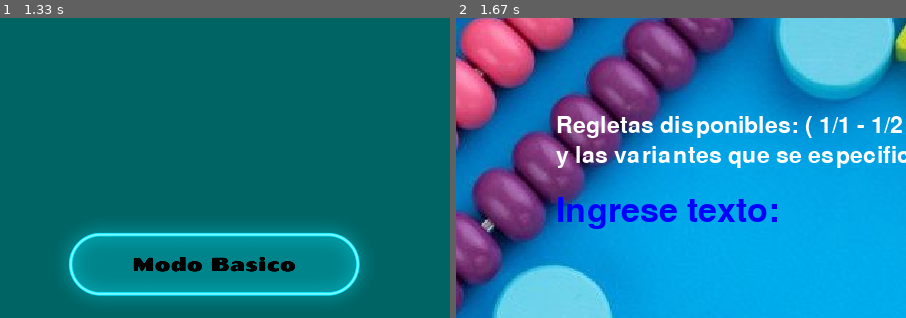
Above: before the commit, frames 1-2 (left to right).
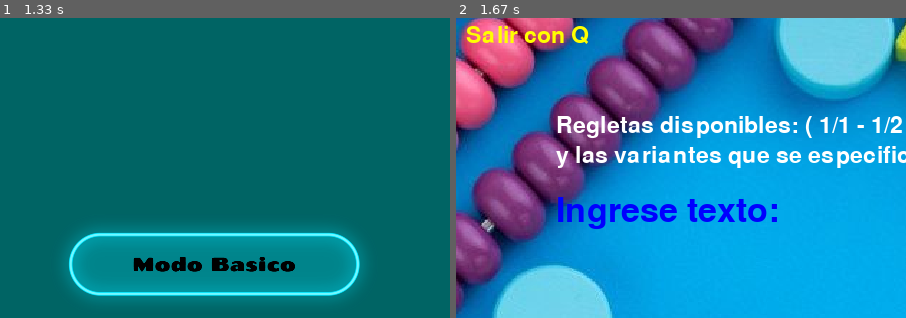
Above: after the commit, the same moments.

Repository: valec3/Game_py_Regletas_fraccionarias
Game: pygame game, started from Regletas_pygame/main.py
The game is run twice, just before and just after one commit, with the same random seed, the same clock (stepped at 60 frames per second) and the same inputs.
Inputs (mouse positions are % of the whole screen's width and height, from its top left):
- Up to frame 1 (1.33 s): type "ann" at 0.33 s; tap Enter at 0.67 s
- Up to frame 2 (1.67 s): click (82, 47) at 1.48 s
The pictures show only the part of the screen within x 0-50%, y 1-51%; the shares and areas given below are measured in that part.

Frame 1 is identical in both runs. In frame 2, 0.7% of the frame differs, in the area x 2-30%, y 2-9%.

Commit message:
Arreglar algunos errores

Diff:
--- a/Regletas_pygame/logica.py
+++ b/Regletas_pygame/logica.py
@@ -4,15 +4,15 @@
     # Cargar imágenes de regletas en una lista
     imagenes_regletas = [
         pygame.image.load("img/regleta_1.png"),
-        pygame.image.load('img/regletas_1-2.png'),
-        pygame.image.load('img/regletas_1-3.png'),
-        pygame.image.load('img/regletas_1-4.png'),
-        pygame.image.load('img/regletas_1-5.png'),
-        pygame.image.load('img/regletas_1-6.png'),
-        pygame.image.load('img/regletas_1-7.png'),
-        pygame.image.load('img/regletas_1-8.png'),
-        pygame.image.load('img/regletas_1-7.png'),
-        pygame.image.load('img/regletas_1-10.png')
+        pygame.image.load('img/regleta_1-2.png'),
+        pygame.image.load('img/regleta_1-3.png'),
+        pygame.image.load('img/regleta_1-4.png'),
+        pygame.image.load('img/regleta_1-5.png'),
+        pygame.image.load('img/regleta_1-6.png'),
+        pygame.image.load('img/regleta_1-7.png'),
+        pygame.image.load('img/regleta_1-8.png'),
+        pygame.image.load('img/regleta_1-7.png'),
+        pygame.image.load('img/regleta_1-10.png')
     ]
     # Cargar imagen de la pregunta
     imagen_pregunta = pygame.image.load("img/regletas_pregunta.png")
--- a/Regletas_pygame/main.py
+++ b/Regletas_pygame/main.py
@@ -31,9 +31,6 @@
 imagen_boton_basico=pygame.image.load("img/boton_basico.png").convert_alpha()
 imagen_boton_avanzado=pygame.image.load("img/boton_avanzado.png").convert_alpha()
 
-# Cargar archivo de sonido
-sonido = pygame.mixer.Sound('felicitaciones.mp3')
-
 # Crear los botones
 boton_basico = Boton(50,200,imagen_boton_basico,0.5)
 boton_avanzado = Boton(500,200,imagen_boton_avanzado,0.5)
@@ -44,8 +41,9 @@
 texto_pregunta = font.render("Elija una regleta :)", True, PINK)
 texto_opciones = font_opc.render("Regletas disponibles: ( 1/1 - 1/2 - 1/3 - 1/4 - 1/5 - 1/6 - 1/8 - 1/10 - 1/12 )", True, WHITE)
 texto_opciones_2 = font_opc.render("y las variantes que se especifica en el manual", True, WHITE)
-mensaje_error = font.render("Ingresaste caracteres invalidos", True, RED)
 text_input = "" # variable que almacenará la entrada del usuario en el modo avanzado
+texto_salir_rep=font_opc.render("Salir con Q", True, YELLOW)
+
 
 patron = r"\d+/\d+"
 regletas_identificadores= {1:"1/1",2:"1/2",3:"1/3",4:"1/4",5:"1/5",6:"1/6",7:"1/8",8:"1/10"}
@@ -82,22 +80,23 @@
                     circle_y = 474
                     opcion = 8
             elif evento.key == pygame.K_RETURN: # si el usuario presiona ENTER
-                if re.match(patron, text_input):
+                if re.match(patron, text_input): #Verificar si la entrada del usuario es correcta
                     print("El carácter cumple con el formato int/int")
                     entrada_regletas.append(text_input) # muestra la entrada del usuario en la consola
                 else:
                     print("El carácter no cumple con el formato int/int")
-                    ventana.blit(mensaje_error, (100, 400))
-
                 text_input = "" # vaciar la entrada de texto
                 opciones_elegidas.append(opcion)
-            elif evento .key == pygame.K_BACKSPACE: # si el usuario presiona retroceso
+            elif evento.key == pygame.K_BACKSPACE: # si el usuario presiona retroceso
                 text_input = text_input[:-1] # eliminar el último carácter
+            elif evento.key == pygame.K_q:#Salir del juego
+                sys.exit()
 
             else:
                 text_input += evento.unicode # agregar el carácter ingresado a la entrada de texto
     # Poner imagen de fondo
     ventana.blit(background_image_modificado,(0,0))
+    ventana.blit(texto_salir_rep,(10,10))
 
     # Mostrar interfaz del juego principal
     if juego_activo and Modo_de_juego == "Basico":
@@ -119,9 +118,9 @@
             resultado = str(eval(entrada_regletas[0])/eval(entrada_regletas[1]))
 
     elif juego_activo and Modo_de_juego == "Resultado":
-        input_text = font.render("El resultado es:  " + resultado+" Manzanitas", True, BLUE)
+        input_text = font.render("El resultado es:  " + resultado+" Manzanita(s)", True, BLUE)
         ventana.blit(input_text, (100, 180)) # posicionar el objeto de texto en la pantalla
-        if len(opciones_elegidas) >= 2 and "" in entrada_regletas:
+        if len(opciones_elegidas) >= 2 and len(entrada_regletas) < 2:
                 entrada_regletas = regletas_identificadores[opciones_elegidas[0]],regletas_identificadores[opciones_elegidas[1]]
         regletas_imgs.dibujar(ventana,entrada_regletas)
 
@@ -143,7 +142,6 @@
             Modo_de_juego="Basico"
 
 
-
     # Actualizar pantalla
     pygame.display.flip()
     reloj.tick(30)
Renamed: Regletas_pygame/img/Regletas_1-10.png -> Regletas_pygame/img/rand/Regletas_1-10.png
Binary file added: Regletas_pygame/img/rand/regleta_1.png
Renamed: Regletas_pygame/img/regletas_1-2.png -> Regletas_pygame/img/rand/regletas_1-2.png
Renamed: Regletas_pygame/img/regletas_1-3.png -> Regletas_pygame/img/rand/regletas_1-3.png
Renamed: Regletas_pygame/img/regletas_1-4.png -> Regletas_pygame/img/rand/regletas_1-4.png
Renamed: Regletas_pygame/img/regletas_1-5.png -> Regletas_pygame/img/rand/regletas_1-5.png
Renamed: Regletas_pygame/img/regletas_1-6.png -> Regletas_pygame/img/rand/regletas_1-6.png
Renamed: Regletas_pygame/img/regletas_1-8.png -> Regletas_pygame/img/rand/regletas_1-8.png
Binary file added: Regletas_pygame/img/regleta_1-10.png
Binary file added: Regletas_pygame/img/regleta_1-2.png
Binary file added: Regletas_pygame/img/regleta_1-3.png
Binary file added: Regletas_pygame/img/regleta_1-4.png
(and 5 more such lines)
